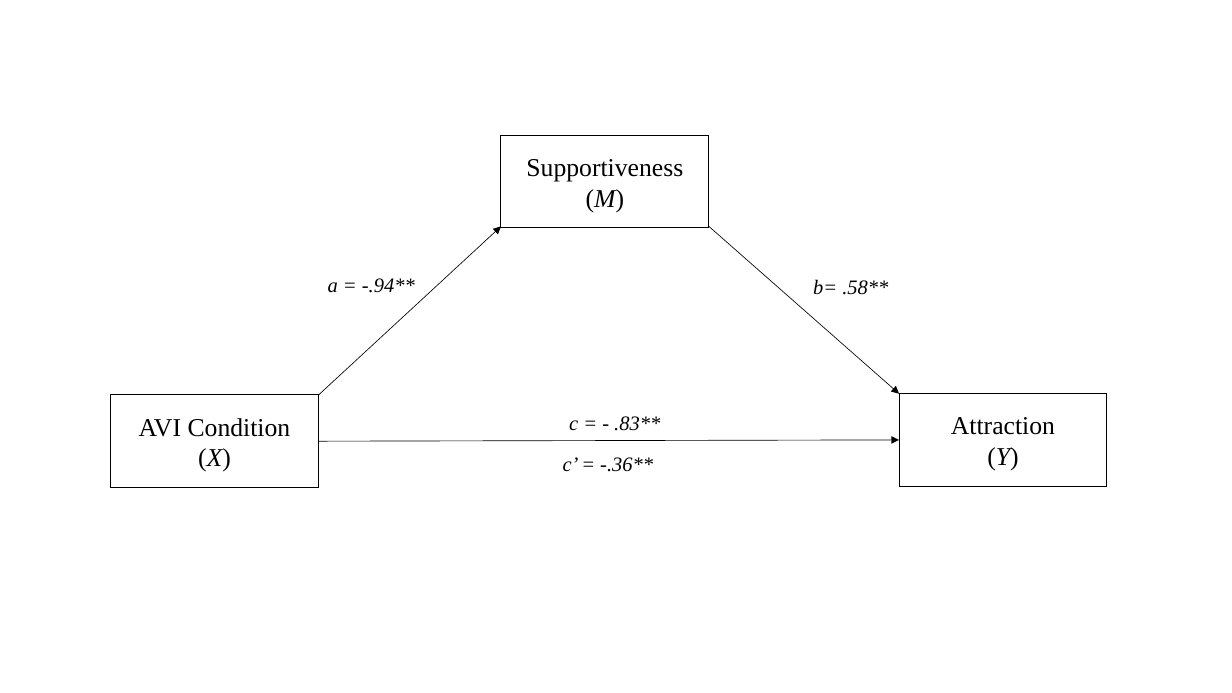
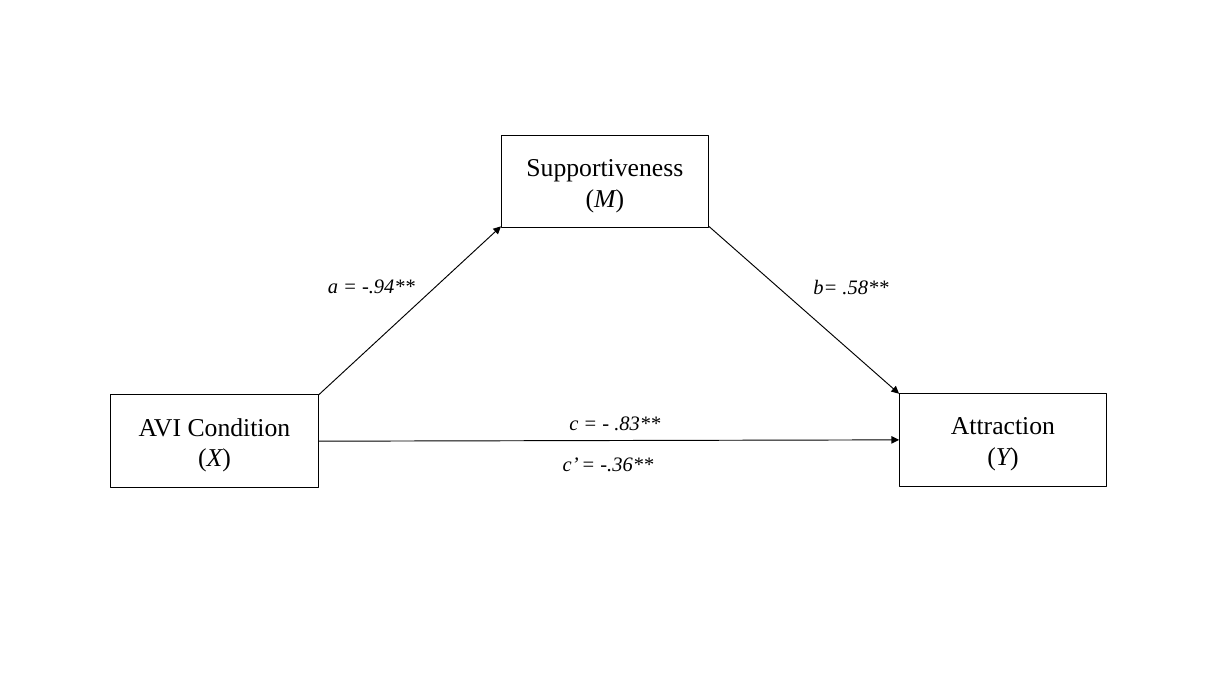
Before and after one commit to cory-moore/AVI_attraction_Rproject, a slide deck: slide 3 of output/mediation.figures.pptx. Drawn at 1232x693 pixels with LibreOffice and Linux fonts; fonts in the diff are those of the drawing. Boxes give left, top, right and bottom in pixels: in the first picture for what was removed or moved away, otherwise in the second. Text is boxed around its words. In the diff, an @@ line names an element or a change of style, - is before the commit and + after.

```diff
--- a/output/mediation.figures.pptx
+++ b/output/mediation.figures.pptx
@@ arrow (319, 395) - (501, 226): stroke #000000 0.5 pt to #000000 0.75 pt @@
@@ arrow (709, 226) - (899, 394): stroke #000000 0.5 pt to #000000 0.75 pt @@
@@ arrow (319, 441) - (899, 440): stroke #000000 0.5 pt to #000000 0.75 pt @@
```
Also in this commit, not shown: 2 other slides changed, 1 other file.
